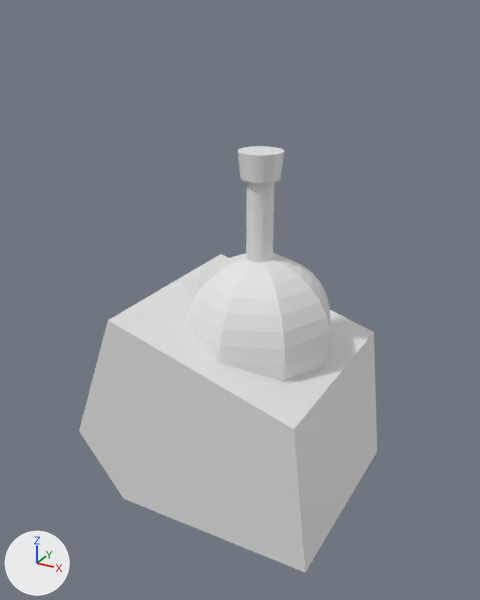
Two versions of the glTF model src/game/assets/tank.glb, one commit apart.
One viewpoint serves both versions: a 50 mm lens placed at (1.066, -2.09, 1.858), pointed at (-0.058, -0.047, 0.837). Arrows for +X, +Y and +Z are at lower left; the lights stay in place. Where no turn or scale is listed for an object, it has been applied to the vertices. Vertices at the same position are counted once.

Before the edit, the objects in view are built like this:
```python
me_cube = bpy.data.meshes.new('Cube')
me_cube.from_pydata(...)  # 10 vertices, 16 faces; spans x -0.612..0.407, y -0.407..0.407, z 0.008..0.821
me_cube.materials.append(mat_material)  # white #e7e7e7
me_cylinder = bpy.data.meshes.new('Cylinder')
me_cylinder.from_pydata(...)  # 128 vertices, 252 faces; spans x -0.082..0.082, y -0.082..0.082, z 0.004..0.693
me_sphere = bpy.data.meshes.new('Sphere')
me_sphere.from_pydata(...)  # a UV sphere (8 segments, 16 rings, poles along z) spanning x -0.302..0.302, y -0.302..0.302, z -0.302..0.302
ob_body = bpy.data.objects.new('body', me_cube)
ob_body.location = (0.0, 0.0, 0.0)
ob_dome = bpy.data.objects.new('dome', me_sphere)
ob_dome.location = (0.0, 0.0, 0.708)
ob_gun = bpy.data.objects.new('gun', me_cylinder)
ob_gun.location = (0.0, 0.0, 0.708)
```
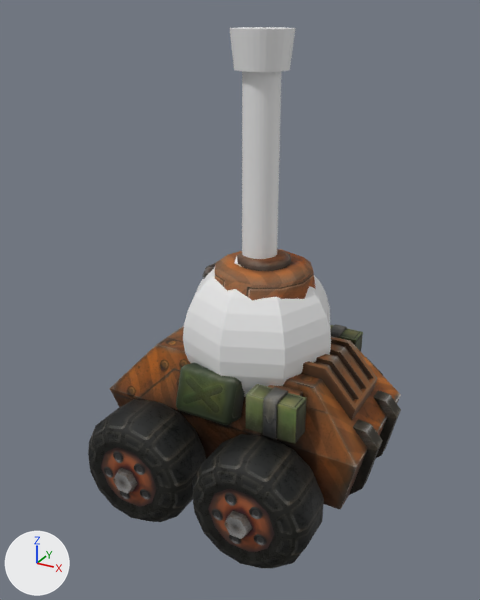
Commit message: Fix tanks

Where the newer file only moved an object's origin or applied its transform, the numbers keep the older frame.

Changed parts and their boxes [x1, y1, x2, y2] in the pictures (480 x 600 px):
'body', deleted
    before: [79, 254, 377, 572]
'export3dcoat', added
    after: [88, 249, 401, 568]
'gun', mesh turned
    before: [238, 146, 284, 262]
    after: [230, 27, 296, 259]

The change in detail:
Picture 'Image' (img_image) is new.
Picture 'export3dcoat_Material__214_nmap' (img_export3dcoat_material__214_nmap) is new.
Picture 'export3dcoat_Material__214_color' (img_export3dcoat_material__214_color) is new.
Material 'Material__214' (mat_material__214) is new.
Uses the picture img_export3dcoat_material__214_color.
Uses the picture img_export3dcoat_material__214_nmap.
Uses the picture img_image.
me_cylinder has 128 vertices, 252 faces and spans x -0.082..0.082, y -0.082..0.082, z 0.004..0.693.
me_cylinder is used by ob_gun; location (0.0, 0.0, 0.708).
me_cylinder part 1: the whole mesh is turned -90 degrees about the z axis through its middle and scaled by 1.31, then moved by (0.0, 0.0, 0.29).
Mesh me_export3dcoat is new.
It has 688 vertices, 1082 faces and spans x -0.552..0.552, y -0.546..0.546, z 0.0..1.022.
It uses material mat_material__214.
Object 'body' (ob_body) is deleted.
Object 'export3dcoat' (ob_export3dcoat) is new; it shows me_export3dcoat.
Its location is (0.0, 0.0, 0.0).
